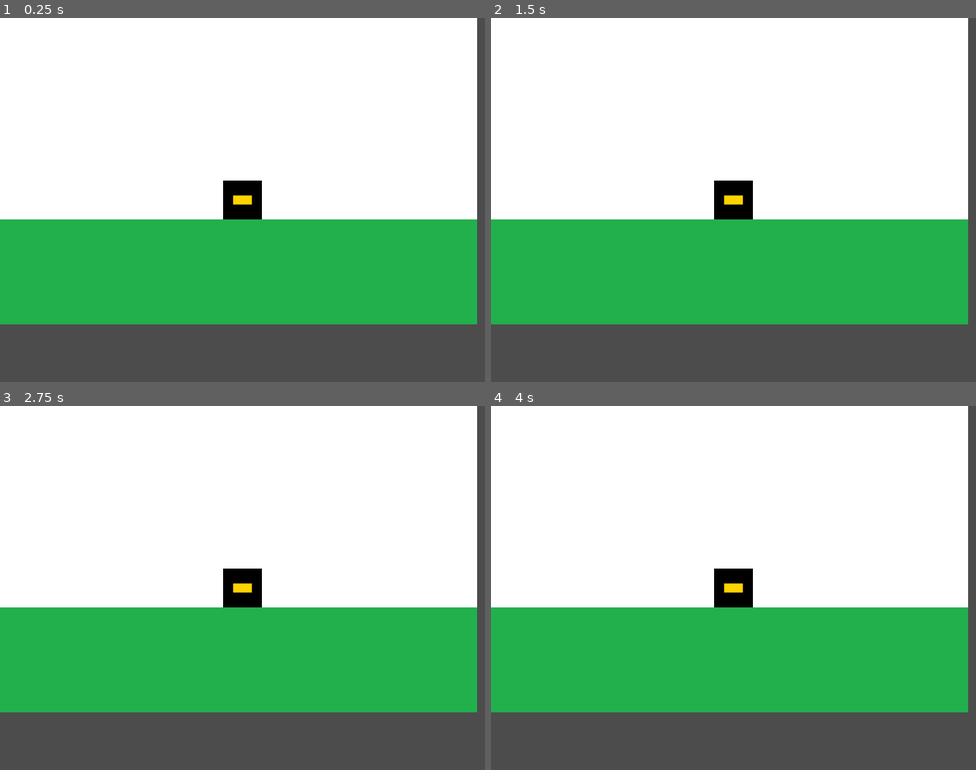
Above: before the commit, frames 1-4 (two rows, left to right).
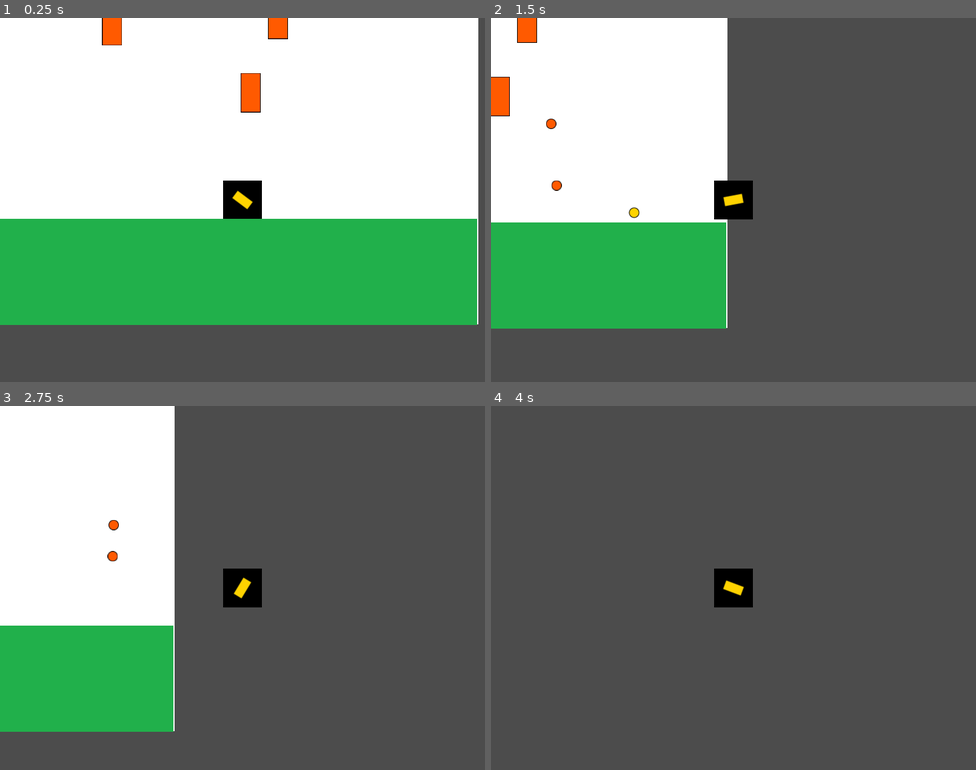
Above: after the commit, the same moments.

Repository: nicolastpi01/entregas-ipv-garcia-nicolas
Game: Godot game, scene res://Main.tscn
Same seed, same stepped clock (60 frames per second), same inputs: the game is played once before the commit and once after it.
Inputs (mouse positions are in pixels of both pictures, inside the frame that each line leads up to):
- Up to frame 1 (0.25 s): no input
- Up to frame 2 (1.5 s): move the mouse to (840, 181) at 0.52 s; hold D (move_right) 0.53-1.28 s; tap Up (jump, bound only after the commit) at 0.6, 0.77, 1.07 s; move the mouse to (636, 218) at 1.27 s; hold A (move_left) from 1.28 s (still down); click (636, 218) at 1.35 s
- Up to frame 3 (2.75 s): tap Up (jump, bound only after the commit) at 1.52, 1.55, 1.82, 2.1 s; move the mouse to (291, 507) at 2.02 s; release A (move_left) at 2.03 s; hold D (move_right) from 2.03 s (still down)
- Up to frame 4 (4 s): move the mouse to (709, 660) at 2.77 s; click (709, 660) at 2.85 s; tap Up (jump, bound only after the commit) at 3.02, 3.05, 3.32, 3.6, 3.77 s; tap Enter at 3.5 s; move the mouse to (879, 642) at 3.52 s; release D (move_right) at 3.53 s; hold A (move_left) from 3.53 s (still down)

The runs differ from the first frame. In frame 1, 1.6% of the frame differs, in the area x 0-99%, y 0-85%; in frame 2, 43%; in frame 3, 56%; in frame 4, 82%.
Error before the commit: Invalid call. Nonexistent function 'initialize' in base 'KinematicBody2D'. (res://Main.gd:8)

Commit message:
Floor como StaticBody2d

Diff:
--- a/entrega-5-garcia-nicolas/Main.tscn
+++ b/entrega-5-garcia-nicolas/Main.tscn
@@ -13,11 +13,12 @@
 [node name="Background" type="TextureRect" parent="."]
 anchor_right = 1.0
 anchor_bottom = 1.0
+margin_left = 2.0
+margin_top = 4.0
+margin_right = 2.0
+margin_bottom = 4.0
 texture = ExtResource( 2 )
 expand = true
-__meta__ = {
-"_edit_use_anchors_": false
-}
 
 [node name="Player" parent="." instance=ExtResource( 1 )]
 position = Vector2( 413.003, 395.272 )
@@ -25,11 +26,13 @@
 [node name="Camera2D" type="Camera2D" parent="Player"]
 current = true
 
-[node name="Floor" type="Sprite" parent="."]
-position = Vector2( 400, 513.5 )
-scale = Vector2( 12.1212, 2.62121 )
-texture = ExtResource( 6 )
-
 [node name="TurretsSpawner" type="Node" parent="."]
 script = ExtResource( 5 )
 turret_scene = ExtResource( 4 )
+
+[node name="StaticBody2D" type="StaticBody2D" parent="."]
+position = Vector2( 401.5, 517.5 )
+
+[node name="Floor" type="Sprite" parent="StaticBody2D"]
+scale = Vector2( 12.0758, 2.65152 )
+texture = ExtResource( 6 )
--- a/entrega-5-garcia-nicolas/entities/player/Player.gd
+++ b/entrega-5-garcia-nicolas/entities/player/Player.gd
@@ -1,10 +1,13 @@
-extends Sprite
+extends KinematicBody2D
 
 onready var cannon = $Cannon
 
 export (float) var ACCELERATION:float = 20.0
 export (float) var H_SPEED_LIMIT:float = 600.0
 export (float) var FRICTION_WEIGHT:float = 0.1
+
+export (float) var GRAVITY:float = 2
+export (float) var JUMP_SPEED:float = -50
 
 var velocity:Vector2 = Vector2.ZERO
 var projectile_container
@@ -13,7 +16,7 @@
 	self.projectile_container = projectile_container
 	cannon.projectile_container = projectile_container
 
-func _physics_process(delta):
+func _get_input():
 
 	# Cannon rotation
 	var mouse_position:Vector2 = get_global_mouse_position()
@@ -34,4 +37,13 @@
 	else:
 		velocity.x = lerp(velocity.x, 0, FRICTION_WEIGHT) if abs(velocity.x) > 1 else 0
 
-	position += velocity * delta
+	if(Input.is_action_just_pressed("jump")):
+		velocity.y = JUMP_SPEED
+
+	#position += velocity * delta
+
+func _physics_process(delta):
+	_get_input()
+	velocity.y += GRAVITY
+	move_and_slide(velocity, Vector2.UP)
+	#position += velocity * delta
--- a/entrega-5-garcia-nicolas/project.godot
+++ b/entrega-5-garcia-nicolas/project.godot
@@ -43,6 +43,13 @@
 "events": [ Object(InputEventMouseButton,"resource_local_to_scene":false,"resource_name":"","device":0,"alt":false,"shi …(212 unchanged characters)…
  ]
 }
+jump={
+"deadzone": 0.5,
+"events": [ Object(InputEventKey,"resource_local_to_scene":false,"resource_name":"","device":0,"alt":false,"shift":false,"control":false,"meta":false,"command":false,"pressed":false,"scancode":16777232,"physical_scancode":0,"unicode":0,"echo":false,"script":null)
+, Object(InputEventKey,"resource_local_to_scene":false,"resource_name":"","device":0,"alt":false,"shift":false,"control":false,"meta":false,"command":false,"pressed":false,"scancode":87,"physical_scancode":0,"unicode":0,"echo":false,"script":null)
+, Object(InputEventKey,"resource_local_to_scene":false,"resource_name":"","device":0,"alt":false,"shift":false,"control":false,"meta":false,"command":false,"pressed":false,"scancode":32,"physical_scancode":0,"unicode":0,"echo":false,"script":null)
+ ]
+}
 
 [mono]
 
